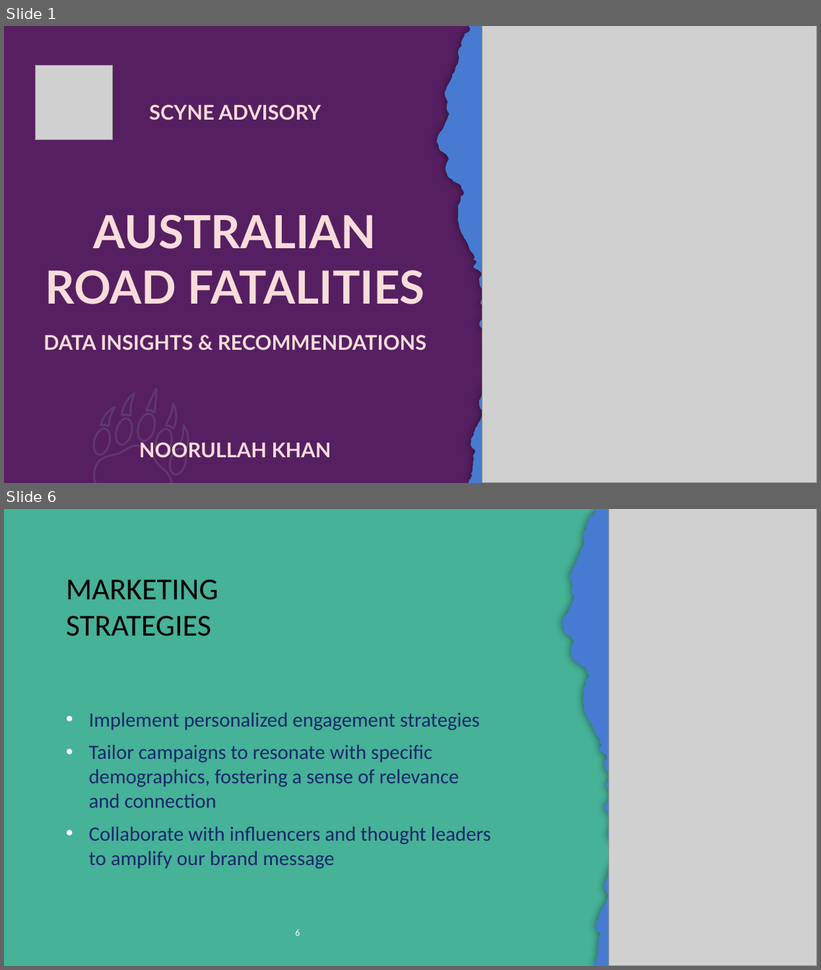
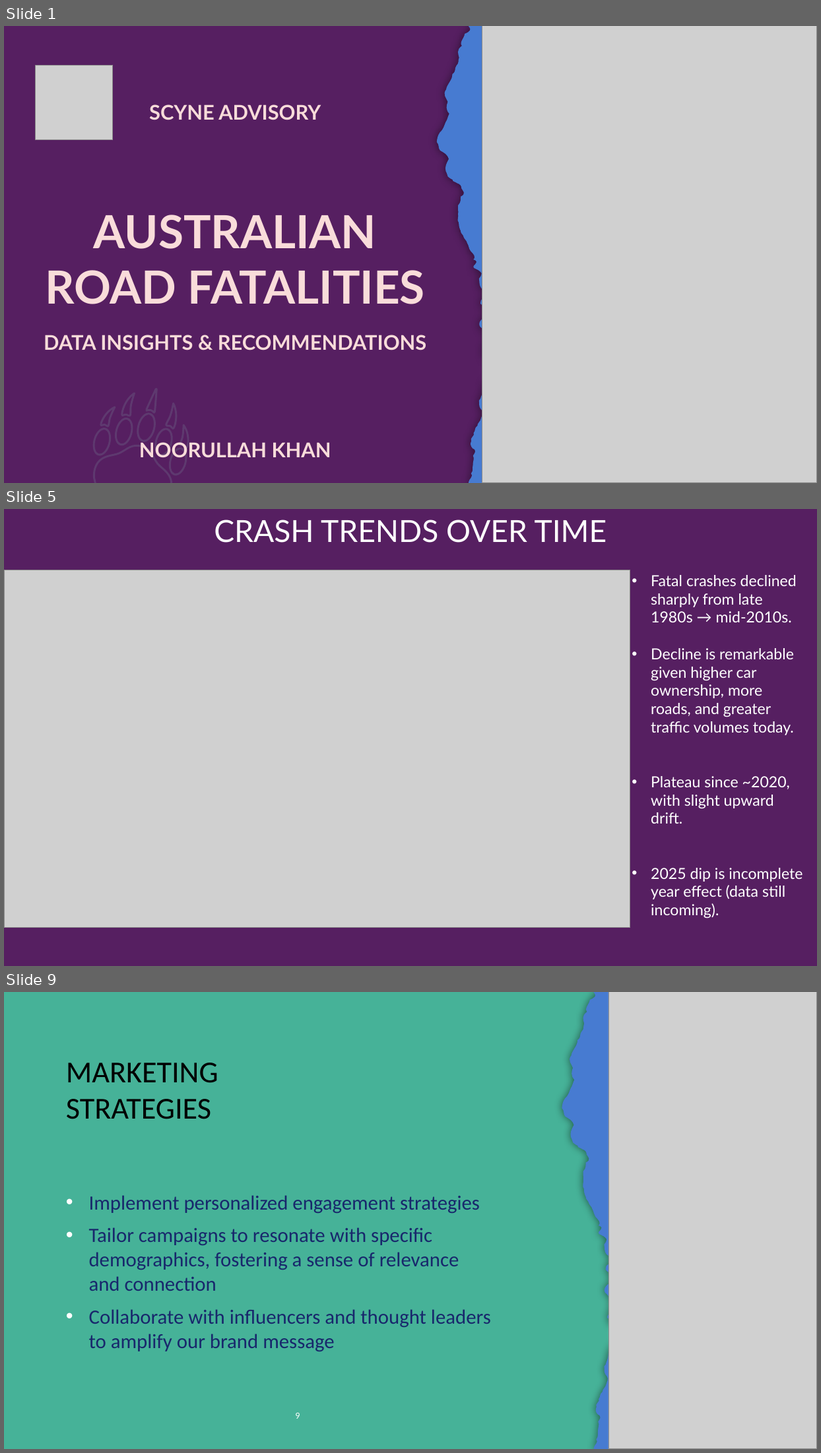
Before and after one commit to NoorullahMuhammadKhan/Noorullah-Khan-Github-Repository, a slide deck: Scyne Advisory Interview/Scyne Advisory Presentation.pptx. Shown one above the other, each under a label of ours: slides 1 and 6 before the commit, slides 1, 5 and 9 after it; the slides between them are not shown. The pictures are 821x970 and 821x1453 pixels, drawn with LibreOffice and Linux fonts; fonts in the diff are those of the drawing; grey boxes stand for pictures; background and template pictures are left out. Boxes give left, top, right and bottom in pixels: in the first picture for what was removed or moved away, otherwise in the second. Text is boxed around its words. In the diff, an @@ line names an element or a change of style, - is before the commit and + after.

```diff
--- a/Scyne Advisory Interview/Scyne Advisory Presentation.pptx
+++ b/Scyne Advisory Interview/Scyne Advisory Presentation.pptx
@@ slide 5 added at [4, 509, 817, 966], background picture (left out) @@
@@ title added at [214, 520, 607, 543], 36 pt, text #FFFFFF @@
+CRASH TRENDS OVER TIME
@@ picture added at [4, 570, 630, 928] @@
@@ text added at [651, 575, 803, 900], 18 pt, text #FFFFFF @@
+• Fatal crashes declined sharply from late 1980s → mid-2010s.
+• Decline is remarkable given higher car ownership, more roads, and greater traffic volumes today.
+• Plateau since ~2020, with slight upward drift.
+• 2025 dip is incomplete year effect (data still incoming).
@@ what was slide 6 is now slide 9 @@
@@ page number at [295, 1413, 300, 1419]: text changed @@
-6
+9
```
Also in this commit, not shown: 2 slides changed, 4 other slides added, 2 slides removed, 1 other file.
